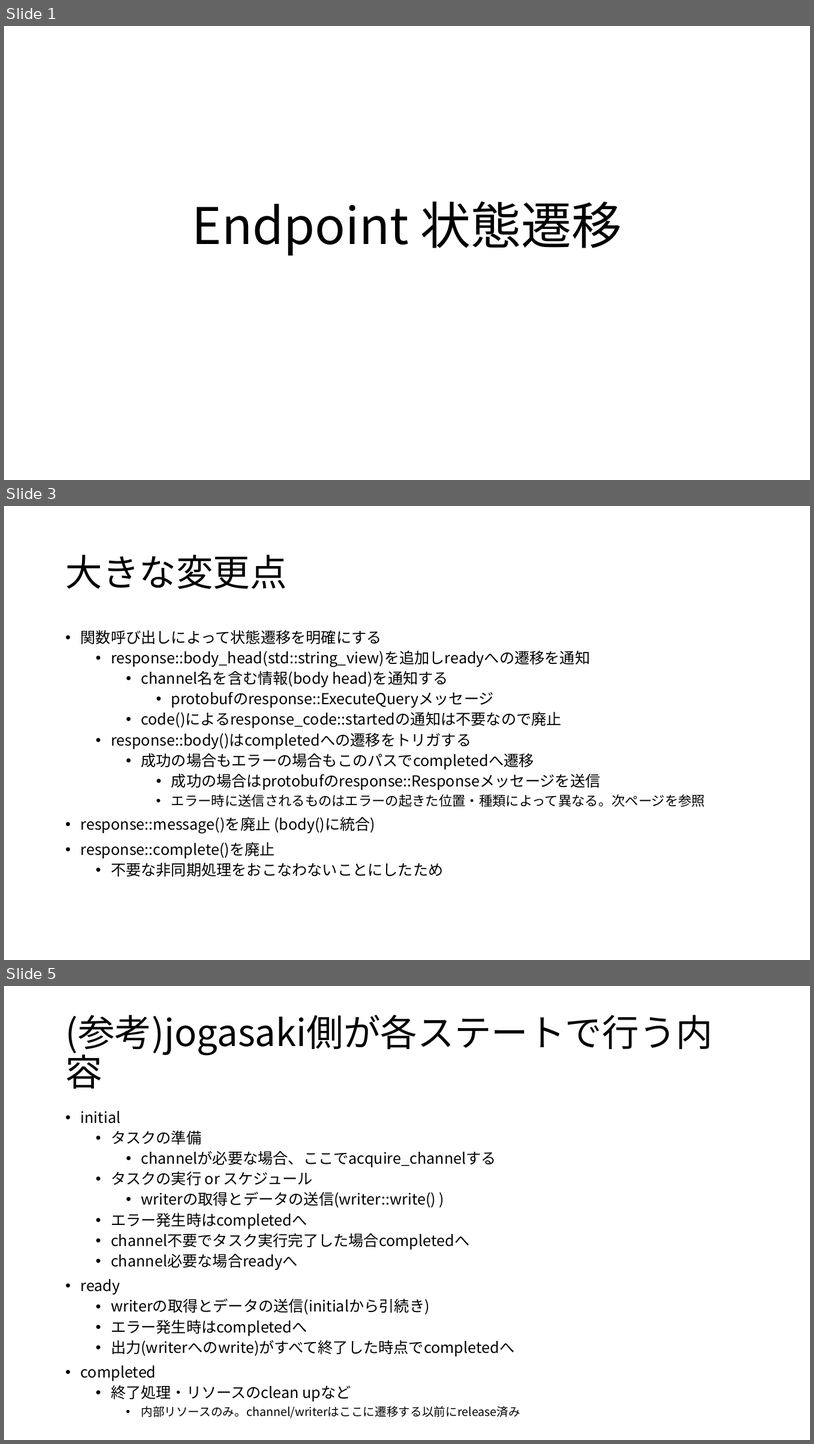
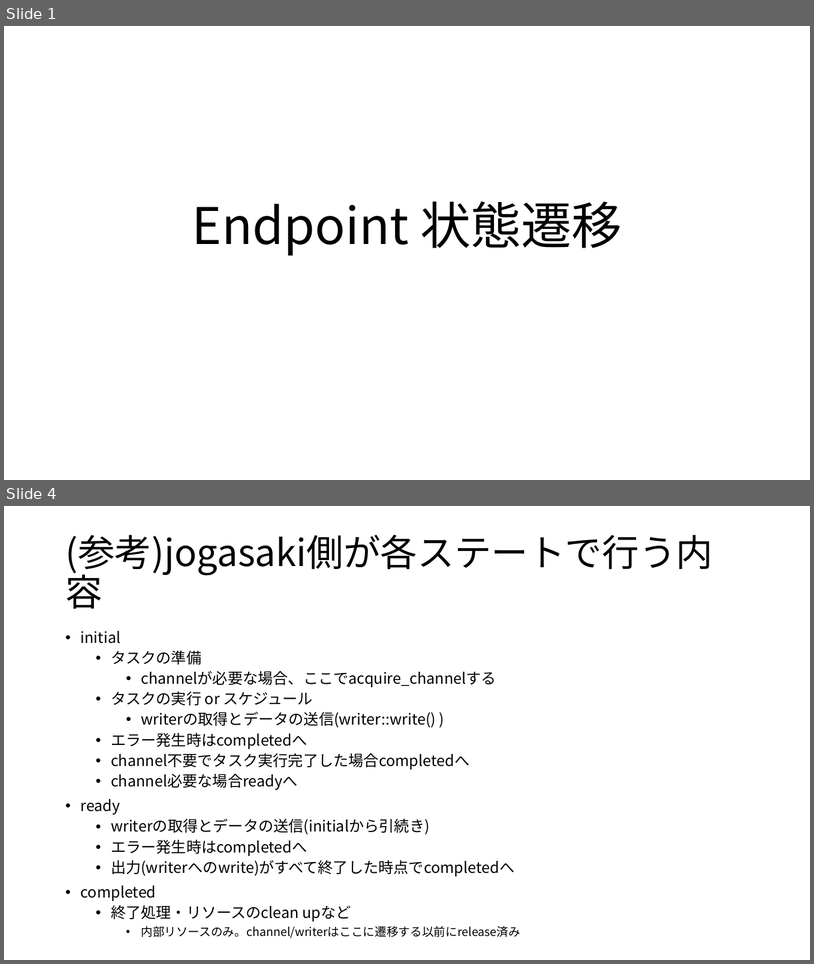
Before and after one commit to project-tsurugi/tateyama, a slide deck: docs/endpoint_state.pptx. Shown one above the other, each under a label of ours: slides 1, 3 and 5 before the commit, slides 1 and 4 after it; the slides between them are not shown. The pictures are 814x1444 and 814x964 pixels, drawn with LibreOffice and Linux fonts; fonts in the diff are those of the drawing. Boxes give left, top, right and bottom in pixels: in the first picture for what was removed or moved away, otherwise in the second. Text is boxed around its words. In the diff, an @@ line names an element or a change of style, - is before the commit and + after.

Commit message:
doc: update endpoint_state.pptx for response::error()

```diff
--- a/docs/endpoint_state.pptx
+++ b/docs/endpoint_state.pptx
@@ slide 3 removed at box(4, 506, 810, 960), background #FFFFFF @@
@@ title removed at box(65, 555, 287, 589) @@
-大きな変更点
@@ text removed at box(81, 630, 705, 876) @@
-• 関数呼び出しによって状態遷移を明確にする
-  • response::body_head(std::string_view)を追加しreadyへの遷移を通知
-    • channel名を含む情報(body head)を通知する
-      • protobufのresponse::ExecuteQueryメッセージ
-    • code()によるresponse_code::startedの通知は不要なので廃止
-  • response::body()はcompletedへの遷移をトリガする
-    • 成功の場合もエラーの場合もこのパスでcompletedへ遷移
-      • 成功の場合はprotobufのresponse::Responseメッセージを送信
-      • エラー時に送信されるものはエラーの起きた位置・種類によって異なる。次ページを参照
-• response::message()を廃止 (body()に統合)
-• response::complete()を廃止
-  • 不要な非同期処理をおこなわないことにしたため
@@ what was slide 5 is now slide 4 @@
```
Also in this commit, not shown: 2 slides changed.
